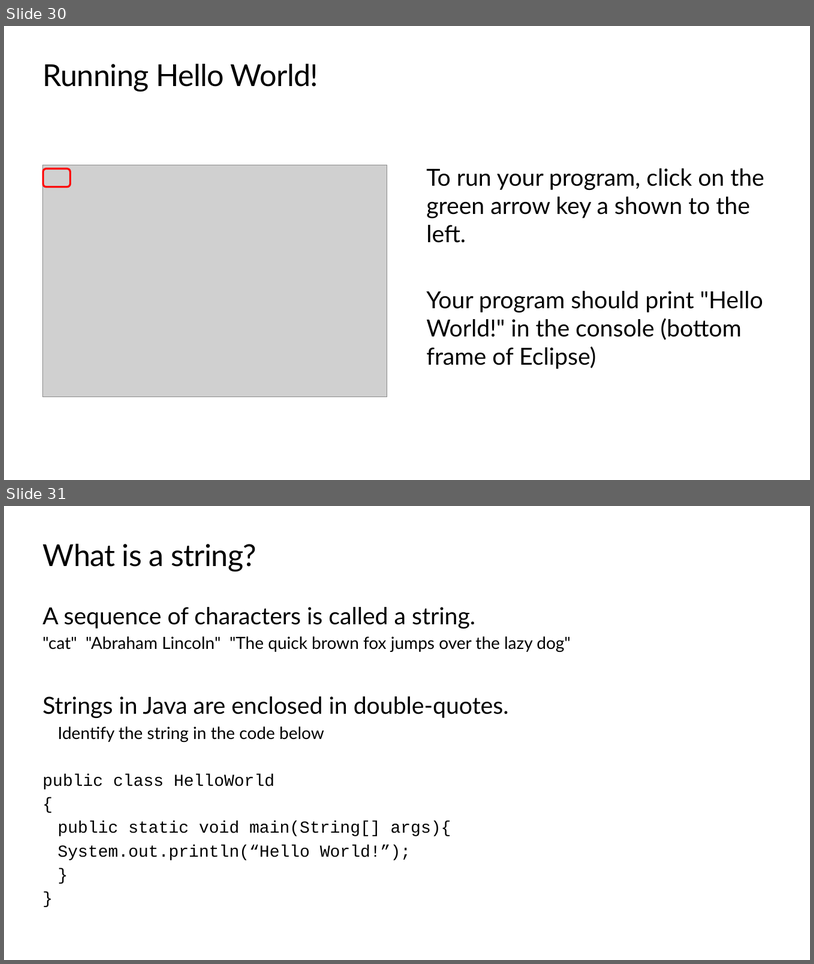
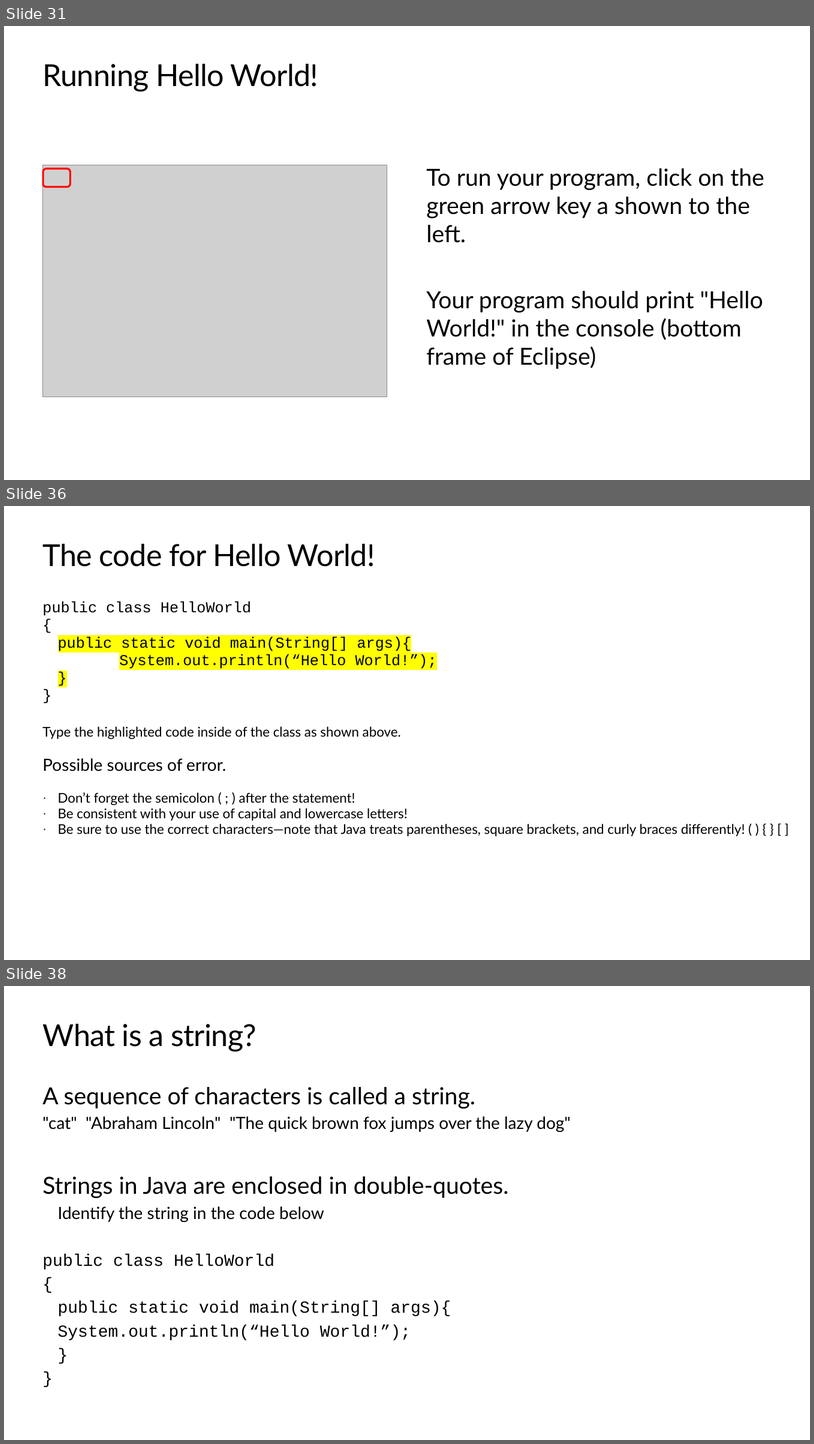
Before and after one commit to TEALSK12/apcsa-public, a slide deck: curriculum/Unit1/Unit1.pptx. Shown one above the other, each under a label of ours: slides 30 and 31 before the commit, slides 31, 36 and 38 after it; the slides between them are not shown. The pictures are 814x964 and 814x1444 pixels, drawn with LibreOffice and Linux fonts; fonts in the diff are those of the drawing; grey boxes stand for pictures; background and template pictures are left out. Boxes give left, top, right and bottom in pixels: in the first picture for what was removed or moved away, otherwise in the second. Text is boxed around its words. In the diff, an @@ line names an element or a change of style, - is before the commit and + after.

Commit message:
Add VS Code to Slide deck

```diff
--- a/curriculum/Unit1/Unit1.pptx
+++ b/curriculum/Unit1/Unit1.pptx
@@ slide 36 added at box(4, 506, 810, 960), background #FFFFFF @@
@@ title added at box(43, 544, 375, 567), 36 pt, text #000000 @@
+The code for Hello World!
@@ text added at box(42, 601, 746, 836), 16 pt, text #000000 @@
+public class HelloWorld
+{
+  public static void main(String[] args){
+  System.out.println(“Hello World!”);
+  }
+}
+Type the highlighted code inside of the class as shown above.
+Possible sources of error.
+· Don’t forget the semicolon ( ; ) after the statement!
+· Be consistent with your use of capital and lowercase letters!
+· Be sure to use the correct characters—note that Java treats parentheses, square brackets, and curly braces differently! ( ) { } [ ]
@@ what was slide 30 is now slide 31 @@
@@ what was slide 31 is now slide 38 @@
```
Also in this commit, not shown: 6 other slides added.
